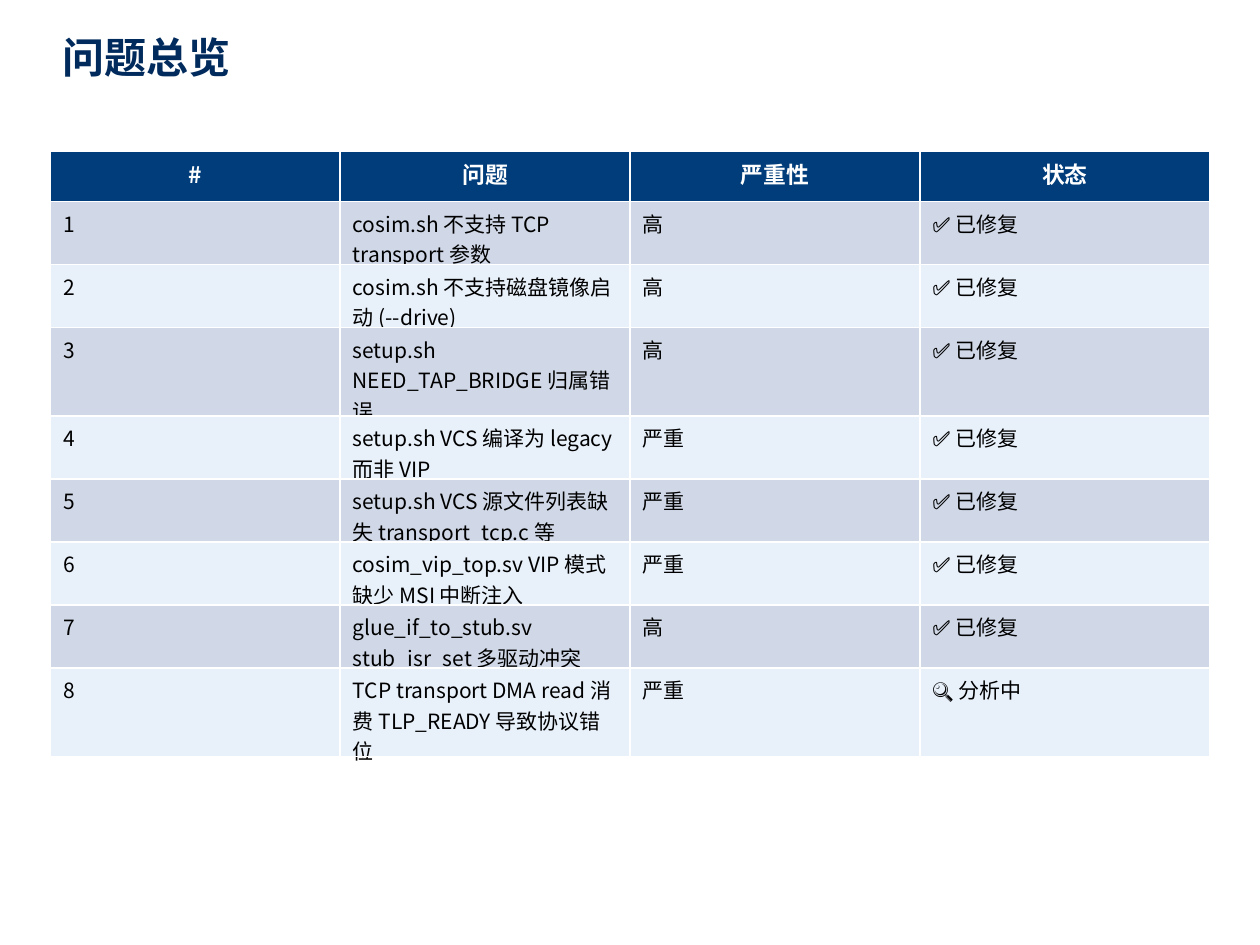
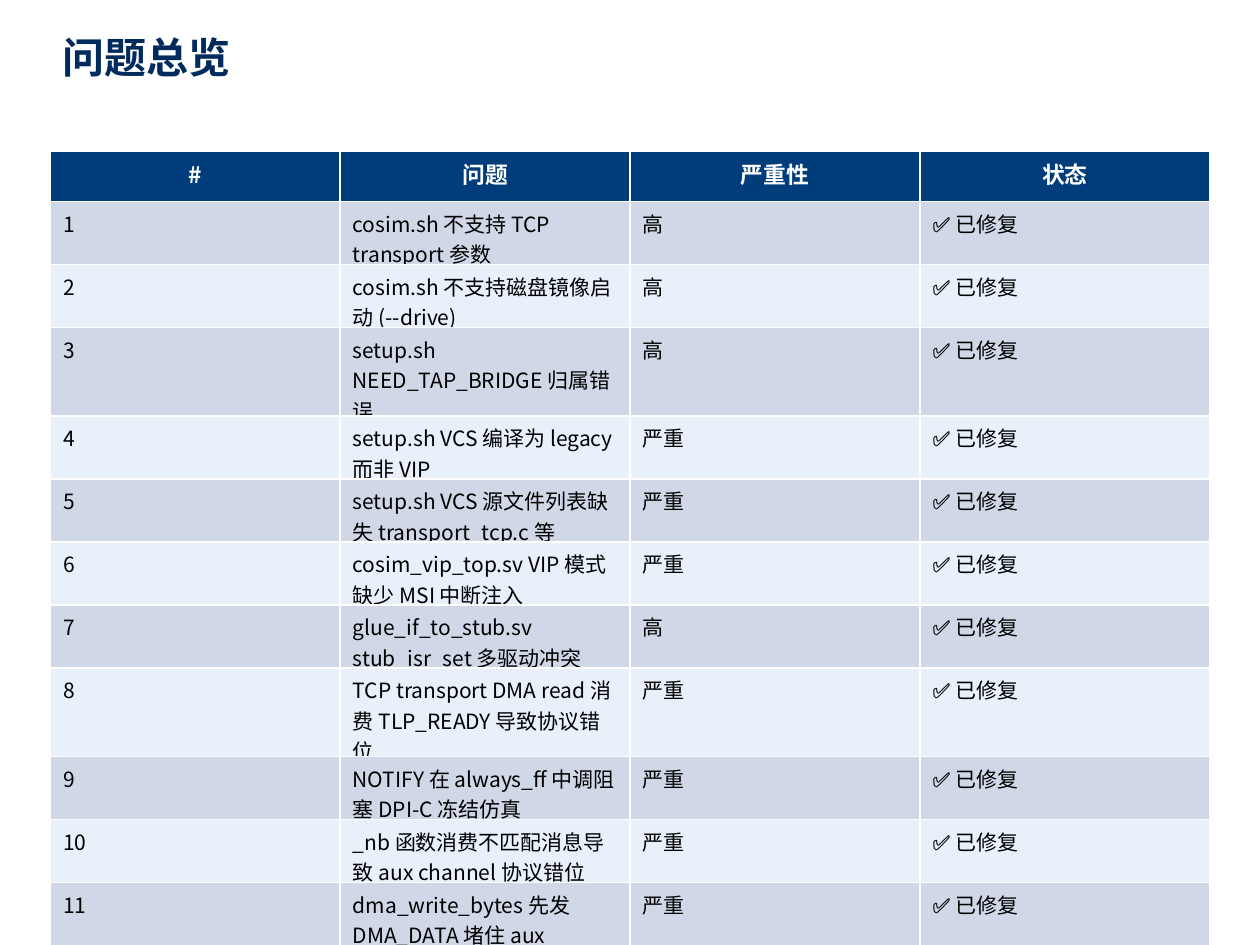
Before and after one commit to Beihang-yuting/QEMU_VCS, a slide deck: slide 2 of docs/cosim_issue_report.pptx. Drawn at 1260x945 pixels with LibreOffice and Linux fonts; fonts in the diff are those of the drawing. Boxes give left, top, right and bottom in pixels: in the first picture for what was removed or moved away, otherwise in the second. Text is boxed around its words. In the diff, an @@ line names an element or a change of style, - is before the commit and + after.

Commit message:
chore: 文档整理 + 问题报告 PPT 更新
- 将根目录 5 个 pptx/docx 移到 docs/ 目录
- 更新问题排查报告 PPT:
  - 新增问题 #9(NOTIFY冻结仿真) #10(_nb协议错位) #11(DMA write顺序)
  - 全部 11 个问题标记为已修复
  - 验证结果表更新为最新数据（33000+ TLP, 双向数据面打通）
  - 新增"数据面打通"结论 slide

```diff
--- a/docs/cosim_issue_report.pptx
+++ b/docs/cosim_issue_report.pptx
@@ table at <box>50,151,1210,945</box> @@
-row 9: 8 | TCP transport DMA read 消费 TLP_READY 导致协议错位 | 严重 | 🔍 分析中
+row 9: 8 | TCP transport DMA read 消费 TLP_READY 导致协议错位 | 严重 | ✅ 已修复
+row 10: 9 | NOTIFY 在 always_ff 中调阻塞 DPI-C 冻结仿真 | 严重 | ✅ 已修复
+row 11: 10 | _nb 函数消费不匹配消息导致 aux channel 协议错位 | 严重 | ✅ 已修复
+row 12: 11 | dma_write_bytes 先发 DMA_DATA 堵住 aux channel | 严重 | ✅ 已修复
```
Also in this commit, not shown: 3 other slides changed, 4 slides added, 1 slide removed, 9 other files.
